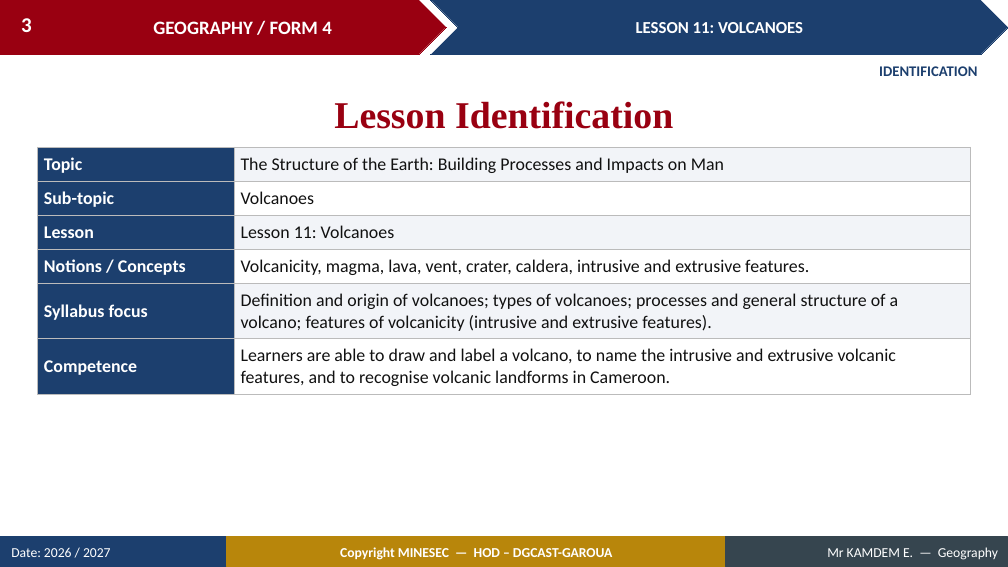
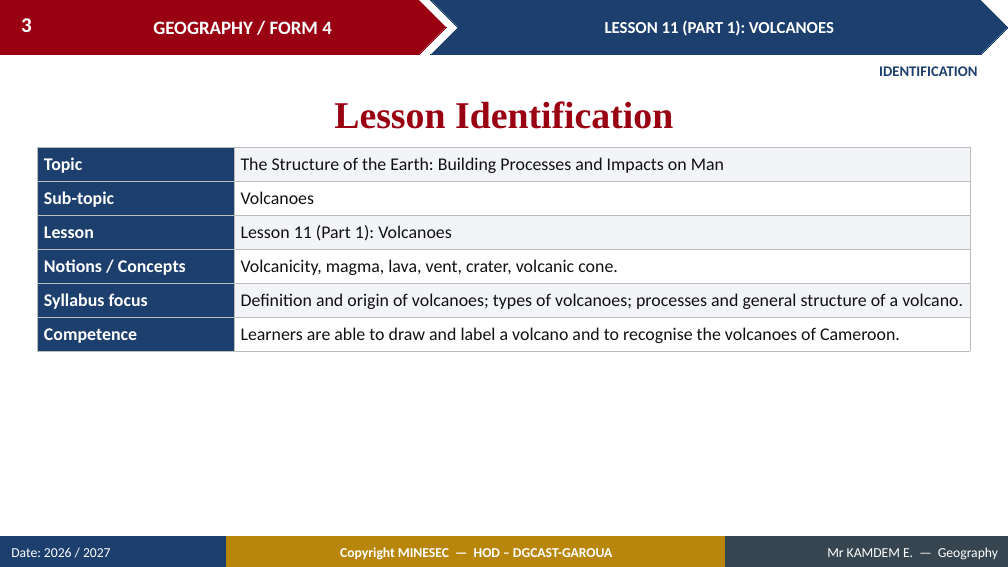
Before and after one commit to Berthautk/linea-github, a slide deck: slide 3 of lecons/F3/14_FORM4_LESSON11_Volcanoes.pptx. Drawn at 1008x567 pixels with LibreOffice and Linux fonts; fonts in the diff are those of the drawing. Boxes give left, top, right and bottom in pixels: in the first picture for what was removed or moved away, otherwise in the second. Text is boxed around its words. In the diff, an @@ line names an element or a change of style, - is before the commit and + after.

```diff
--- a/lecons/F3/14_FORM4_LESSON11_Volcanoes.pptx
+++ b/lecons/F3/14_FORM4_LESSON11_Volcanoes.pptx
@@ text in chevron at <box>605,20,834,36</box>: text changed @@
-LESSON 11: VOLCANOES
+LESSON 11 (PART 1): VOLCANOES
@@ table at <box>38,147,970,347</box> @@
-row 3, column 2: Lesson 11: Volcanoes
+row 3, column 2: Lesson 11 (Part 1): Volcanoes
-row 4, column 2: Volcanicity, magma, lava, vent, crater, caldera, intrusive and extrusive features.
+row 4, column 2: Volcanicity, magma, lava, vent, crater, volcanic cone.
-row 5, column 2: Definition and origin of volcanoes; types of volcanoes; processes and general structure of a volcano; features of volcanicity (intrusive and extrusive features).
+row 5, column 2: Definition and origin of volcanoes; types of volcanoes; processes and general structure of a volcano.
-row 6, column 2: Learners are able to draw and label a volcano, to name the intrusive and extrusive volcanic features, and to recognise volcanic landforms in Cameroon.
+row 6, column 2: Learners are able to draw and label a volcano and to recognise the volcanoes of Cameroon.
```
Also in this commit, not shown: 62 other slides changed, 1 slide added, 31 slides removed, 13 other files.
